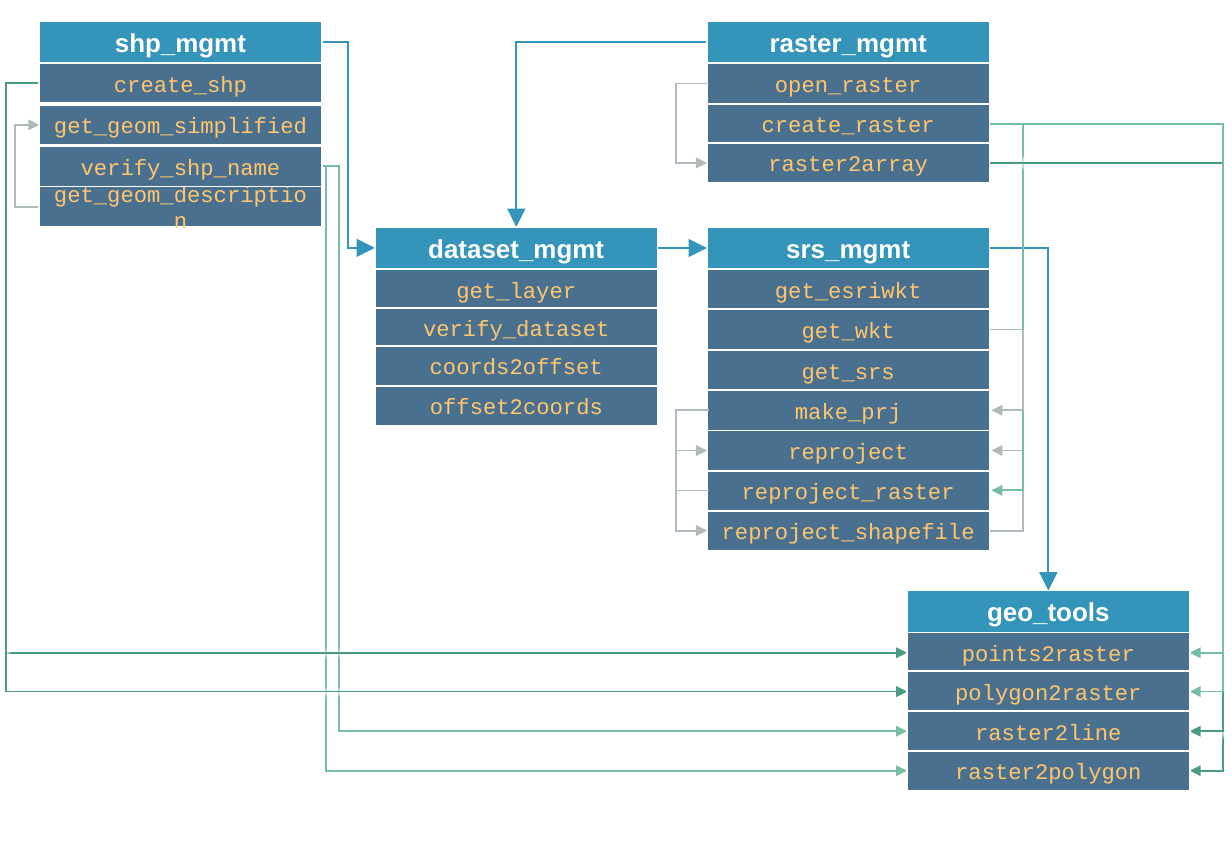
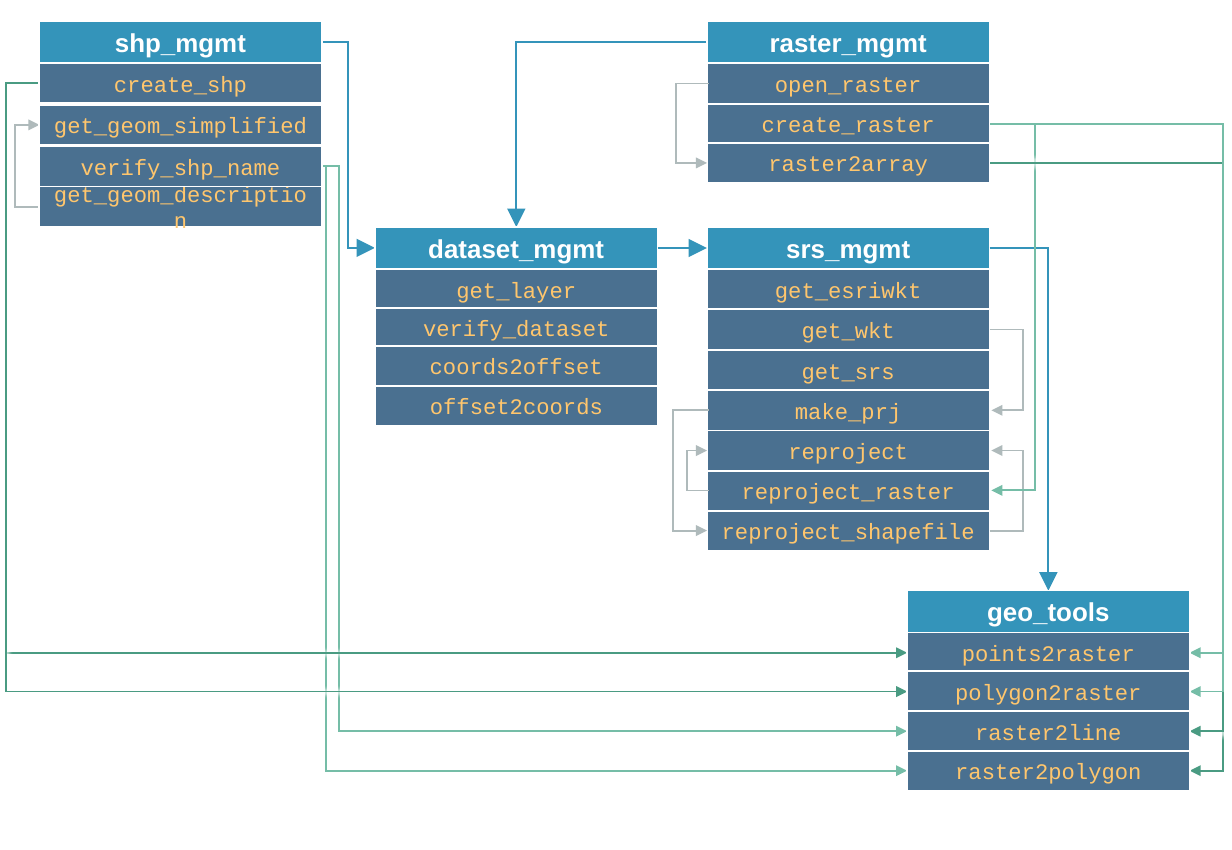
Before and after one commit to hydro-informatics/geo-utils, a slide deck: slide 1 of graphs/geo-utils-uml.pptx. Drawn at 1232x850 pixels with LibreOffice and Linux fonts; fonts in the diff are those of the drawing. Boxes give left, top, right and bottom in pixels: in the first picture for what was removed or moved away, otherwise in the second. Text is boxed around its words. In the diff, an @@ line names an element or a change of style, - is before the commit and + after.

```diff
--- a/graphs/geo-utils-uml.pptx
+++ b/graphs/geo-utils-uml.pptx
@@ elbow arrow (990, 124) - (991, 490): route changed @@
@@ elbow arrow (709, 410) - (707, 530): route changed @@
@@ elbow arrow (709, 490) - (707, 450): route changed @@
```
Also in this commit, not shown: 1 other file.
